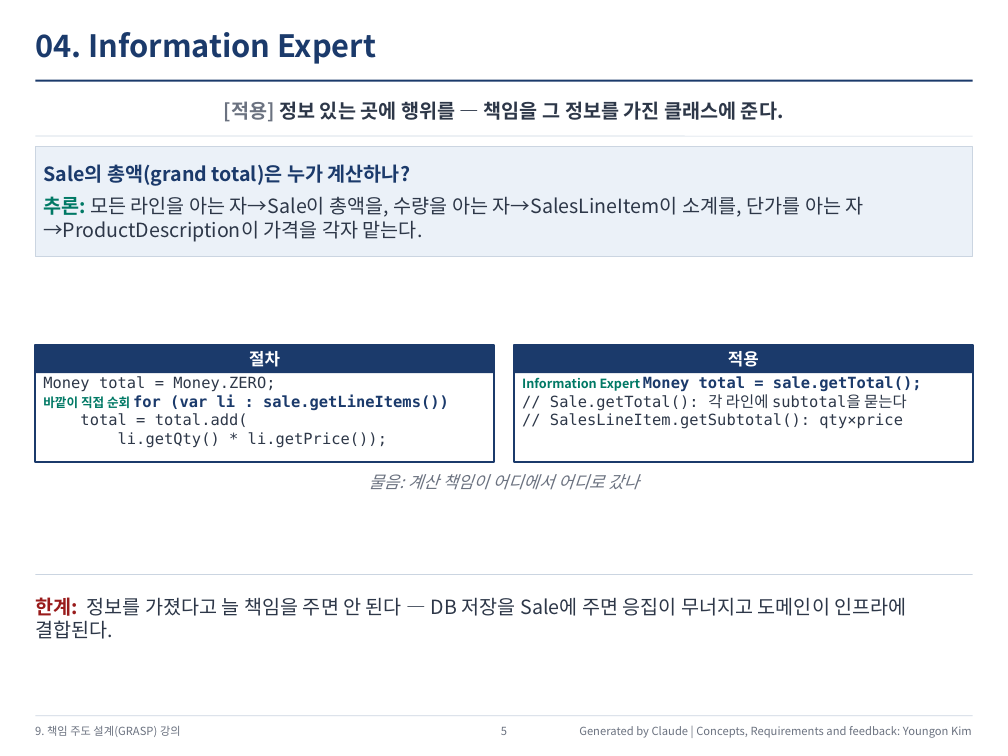
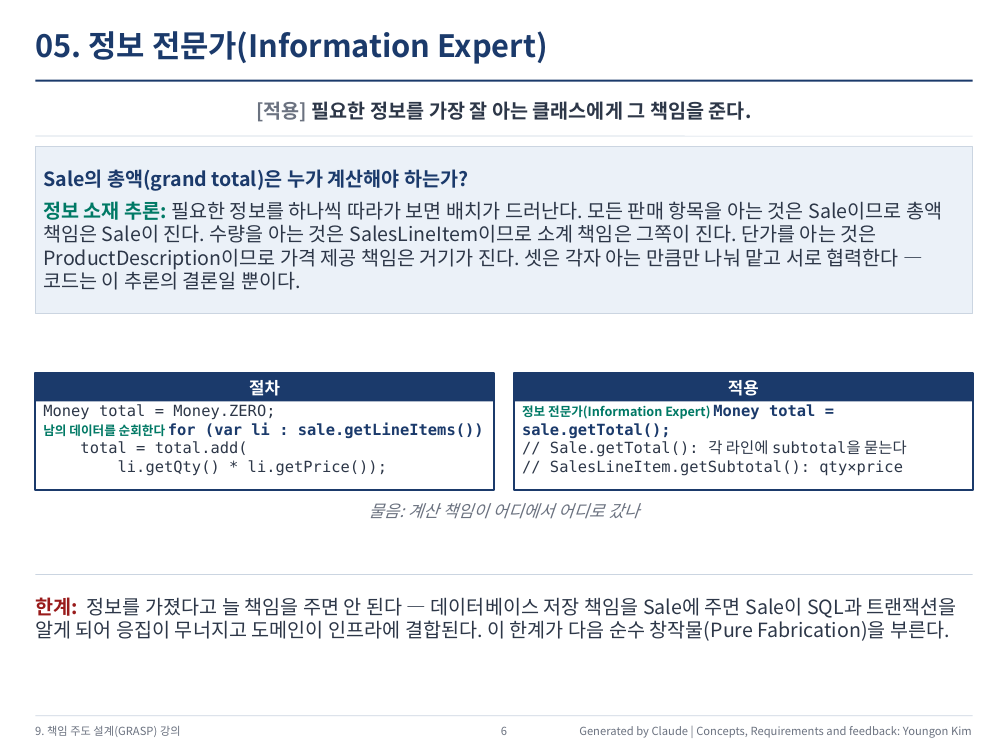
Before and after one commit to YoungSan77/TrainingMaterials, a slide deck: slide 6 of courses/ooad/out/Course_Session09_Output.pptx (slide 5 before the commit). Drawn at 1008x756 pixels with LibreOffice and Linux fonts; fonts in the diff are those of the drawing. Boxes give left, top, right and bottom in pixels: in the first picture for what was removed or moved away, otherwise in the second. Text is boxed around its words. In the diff, an @@ line names an element or a change of style, - is before the commit and + after.

```diff
--- a/courses/ooad/out/Course_Session09_Output.pptx
+++ b/courses/ooad/out/Course_Session09_Output.pptx
@@ text at (35,31,547,64): text changed @@
-04. Information Expert
+05. 정보 전문가(Information Expert)
@@ text at (256,101,752,122): text changed @@
-[적용] 정보 있는 곳에 행위를 — 책임을 그 정보를 가진 클래스에 준다.
+[적용] 필요한 정보를 가장 잘 아는 클래스에게 그 책임을 준다.
@@ rectangle "Sale의 총액(grand total)은 누가 계산해야 ...": place and size @@
-rectangle "Sale의 총액(grand total)은 누가 계산해야 ..." at (35,146,973,257)
+rectangle "Sale의 총액(grand total)은 누가 계산해야 ..." at (35,146,973,313)
@@ text in rectangle at (43,169,942,290): text changed @@
-Sale의 총액(grand total)은 누가 계산하나?
-추론: 모든 라인을 아는 자→Sale이 총액을, 수량을 아는 자→SalesLineItem이 소계를, 단가를 아는 자→ProductDescription이 가격을 각자 맡는다.
+Sale의 총액(grand total)은 누가 계산해야 하는가?
+정보 소재 추론: 필요한 정보를 하나씩 따라가 보면 배치가 드러난다. 모든 판매 항목을 아는 것은 Sale이므로 총액 책임은 Sale이 진다. 수량을 아는 것은 SalesLineItem이므로 소계 책임은 그쪽이 진다. 단가를 아는 것은 ProductDescription이므로 가격 제공 책임은 거기가 진다. 셋은 각자 아는 만큼만 나눠 맡고 서로 협력한다 — 코드는 이 추론의 결론일 뿐이다.
@@ 4 rectangles, 3 texts: place and size @@
-4 rectangles, 3 texts at (35,345,973,490)
+4 rectangles, 3 texts at (35,373,973,519)
@@ text at (522,404,815,438): text changed @@
-Information Expert Money total = sale.getTotal();
+정보 전문가(Information Expert) Money total = sale.getTotal();
@@ text at (43,422,484,438): text changed @@
-바깥이 직접 순회 for (var li : sale.getLineItems())
+남의 데이터를 순회한다 for (var li : sale.getLineItems())
@@ text at (35,597,957,641): text changed @@
-한계: 정보를 가졌다고 늘 책임을 주면 안 된다 — DB 저장을 Sale에 주면 응집이 무너지고 도메인이 인프라에 결합된다.
+한계: 정보를 가졌다고 늘 책임을 주면 안 된다 — 데이터베이스 저장 책임을 Sale에 주면 Sale이 SQL과 트랜잭션을 알게 되어 응집이 무너지고 도메인이 인프라에 결합된다. 이 한계가 다음 순수 창작물(Pure Fabrication)을 부른다.
@@ text at (501,726,507,735): text changed @@
-5
+6
```
Also in this commit, not shown: 11 other slides changed, 1 slide added, 2 other files.
